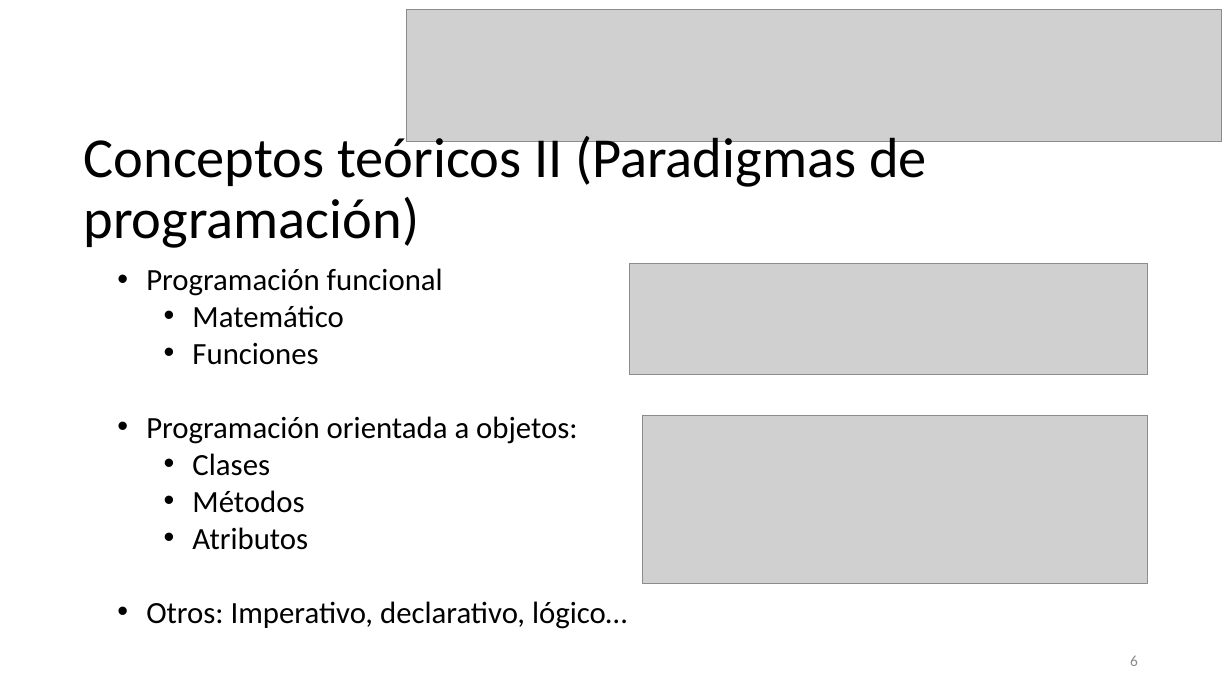
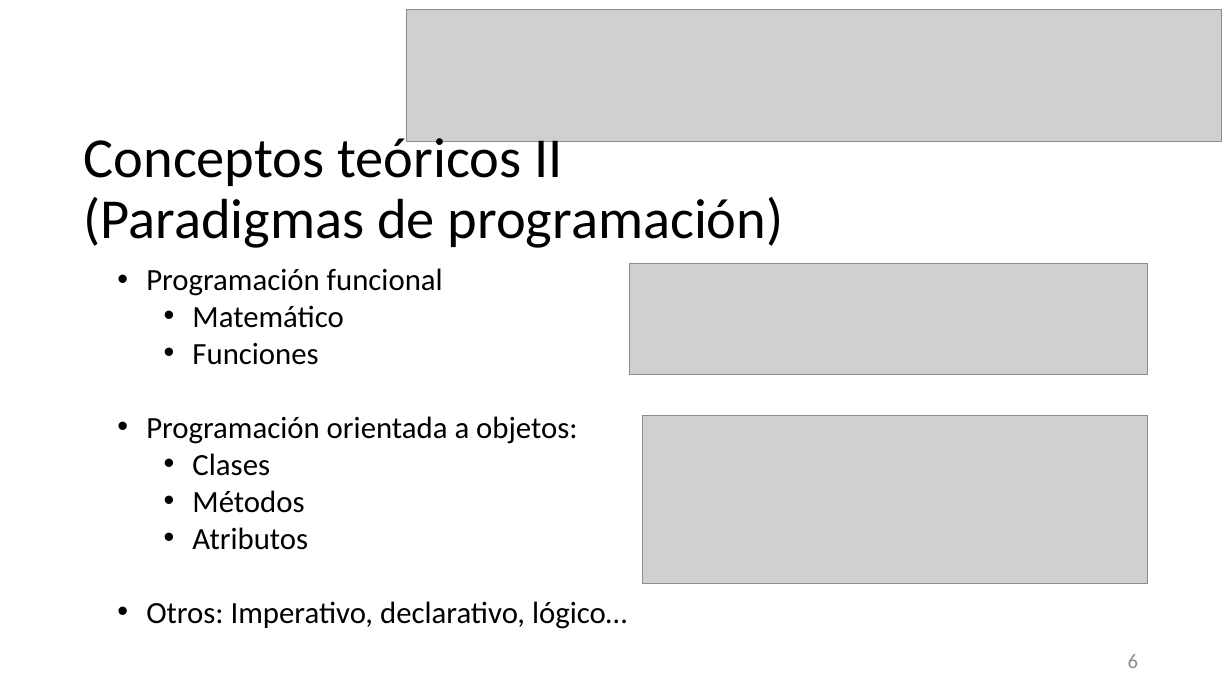
Before and after one commit to BlancaBC/Gravity, a slide deck: slide 6 of Presentacion.pptx. Drawn at 1232x693 pixels with LibreOffice and Linux fonts; fonts in the diff are those of the drawing; grey boxes stand for pictures. Boxes give left, top, right and bottom in pixels: in the first picture for what was removed or moved away, otherwise in the second. Text is boxed around its words. In the diff, an @@ line names an element or a change of style, - is before the commit and + after.

```diff
--- a/Presentacion.pptx
+++ b/Presentacion.pptx
@@ title "Conceptos teóricos II (Paradigmas de ..." rewrapped from (84,130,927,248) to (84,130,784,248) @@
@@ page number at (1128,654,1138,668): size 12 to 16 pt @@
```
Also in this commit, not shown: 1 other slide changed.
